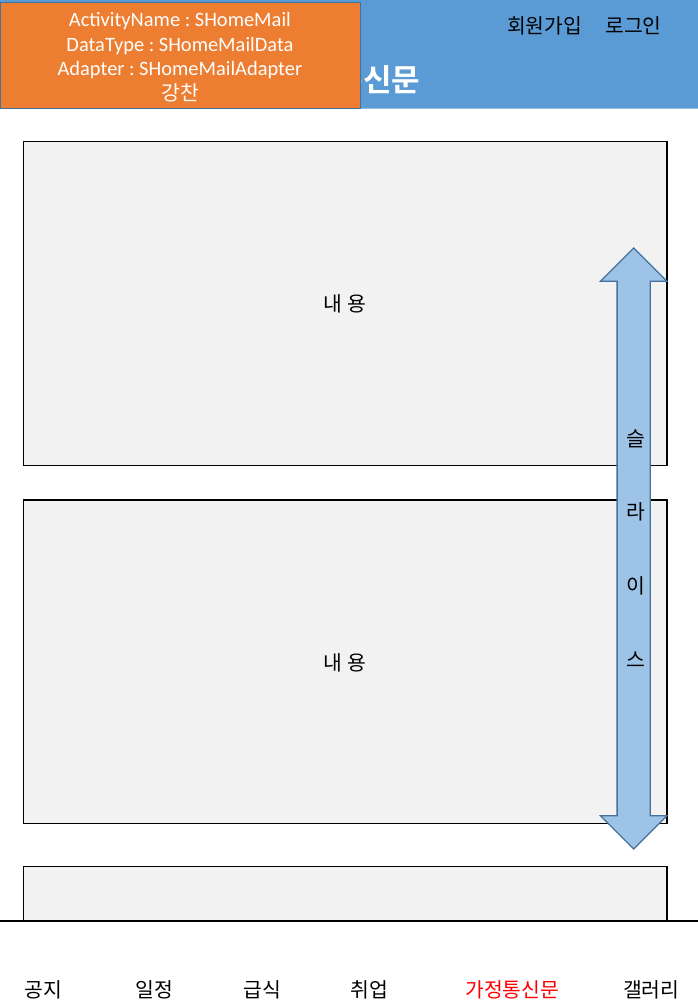
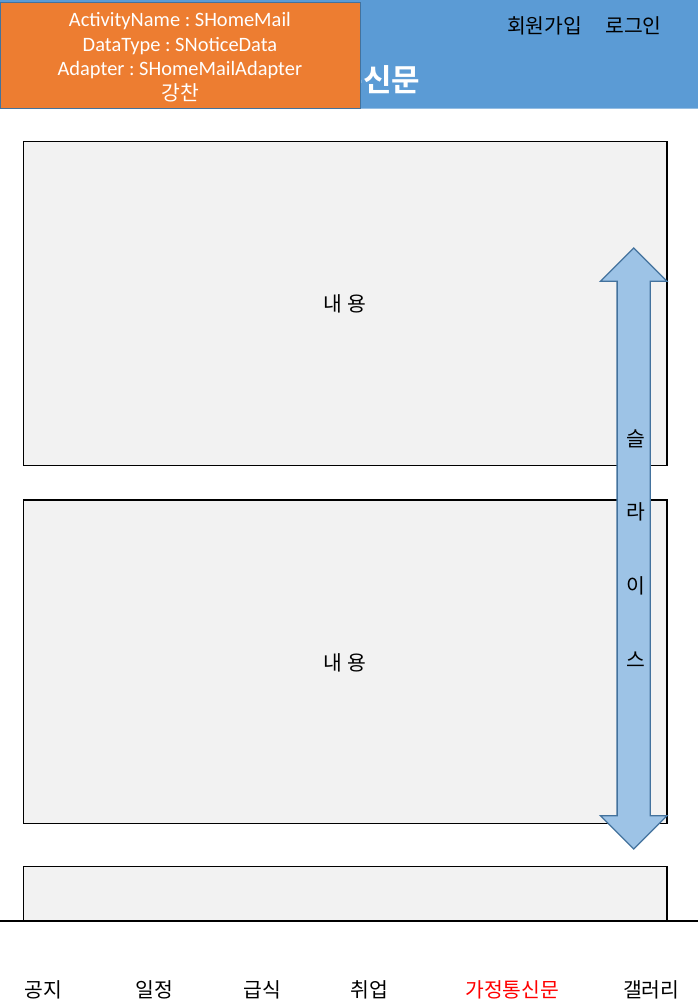
Before and after one commit to jungho-shin/SIHSchool, a slide deck: slide 10 of app/src/main/assets/어플_스토리보드.pptx. Drawn at 698x1008 pixels with LibreOffice and Linux fonts; fonts in the diff are those of the drawing; background and template pictures are left out. Boxes give left, top, right and bottom in pixels: in the first picture for what was removed or moved away, otherwise in the second. Text is boxed around its words. In the diff, an @@ line names an element or a change of style, - is before the commit and + after.

```diff
--- a/app/src/main/assets/어플_스토리보드.pptx
+++ b/app/src/main/assets/어플_스토리보드.pptx
@@ text in rectangle at (83,37,277,55): text changed @@
-DataType : SHomeMailData
+DataType : SNoticeData
```
Also in this commit, not shown: 6 other slides changed.
